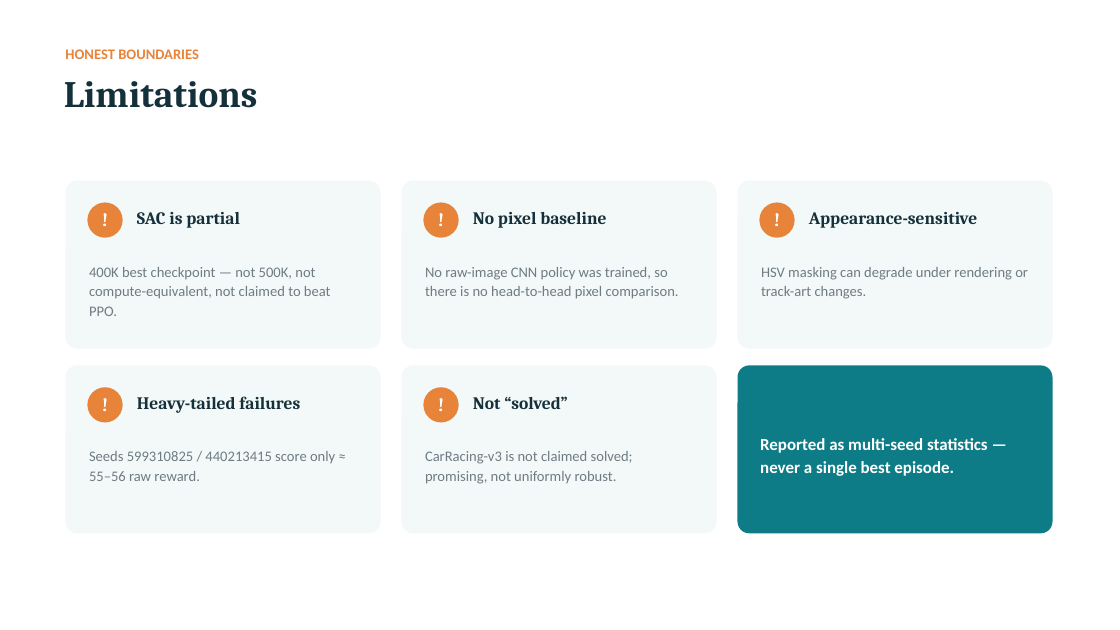
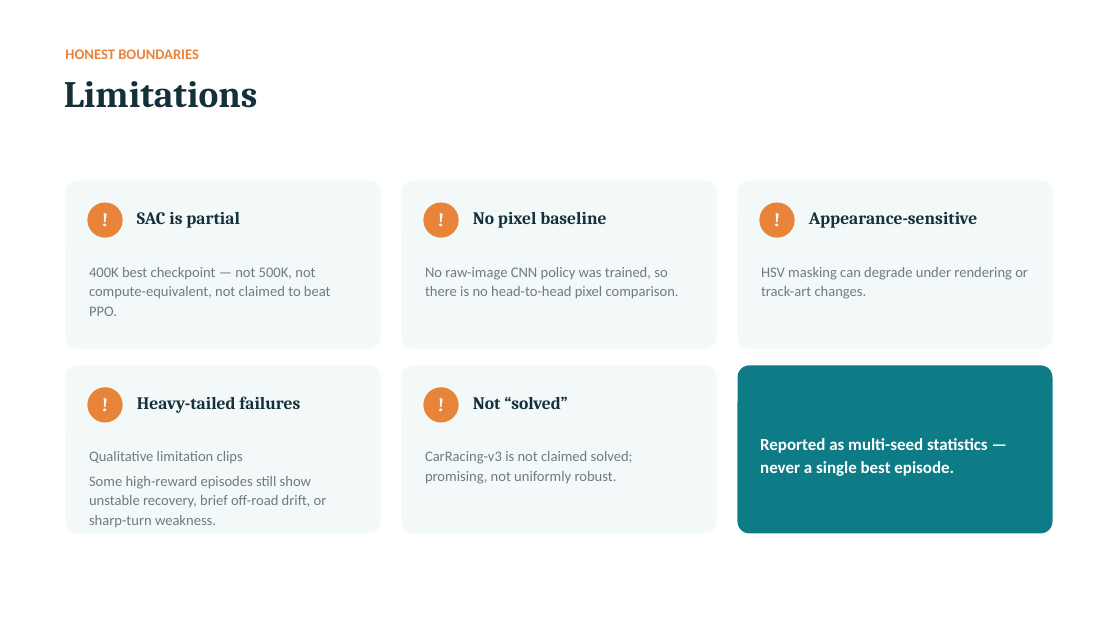
Before and after one commit to UltraLamb/Image-Processing-Project, a slide deck: slide 14 of final/slides/Image_Processing_Project_Final_Presentation.pptx. Drawn at 1120x630 pixels with LibreOffice and Linux fonts; fonts in the diff are those of the drawing. Boxes give left, top, right and bottom in pixels: in the first picture for what was removed or moved away, otherwise in the second. Text is boxed around its words. In the diff, an @@ line names an element or a change of style, - is before the commit and + after.

Commit message:
Fix final report and slides limitation wording

```diff
--- a/final/slides/Image_Processing_Project_Final_Presentation.pptx
+++ b/final/slides/Image_Processing_Project_Final_Presentation.pptx
@@ text at (x1=89, y1=451, x2=327, y2=527): text changed @@
-Seeds 599310825 / 440213415 score only ≈ 55–56 raw reward.
+Qualitative limitation clips
+Some high-reward episodes still show unstable recovery, brief off-road drift, or sharp-turn weakness.
```
Also in this commit, not shown: 1 other slide changed, 4 other files.
